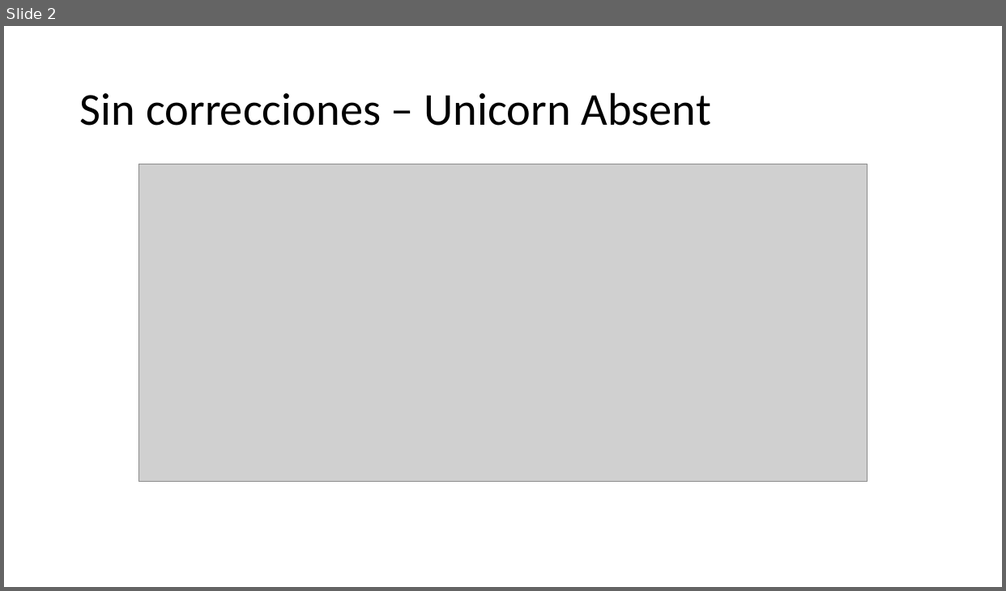
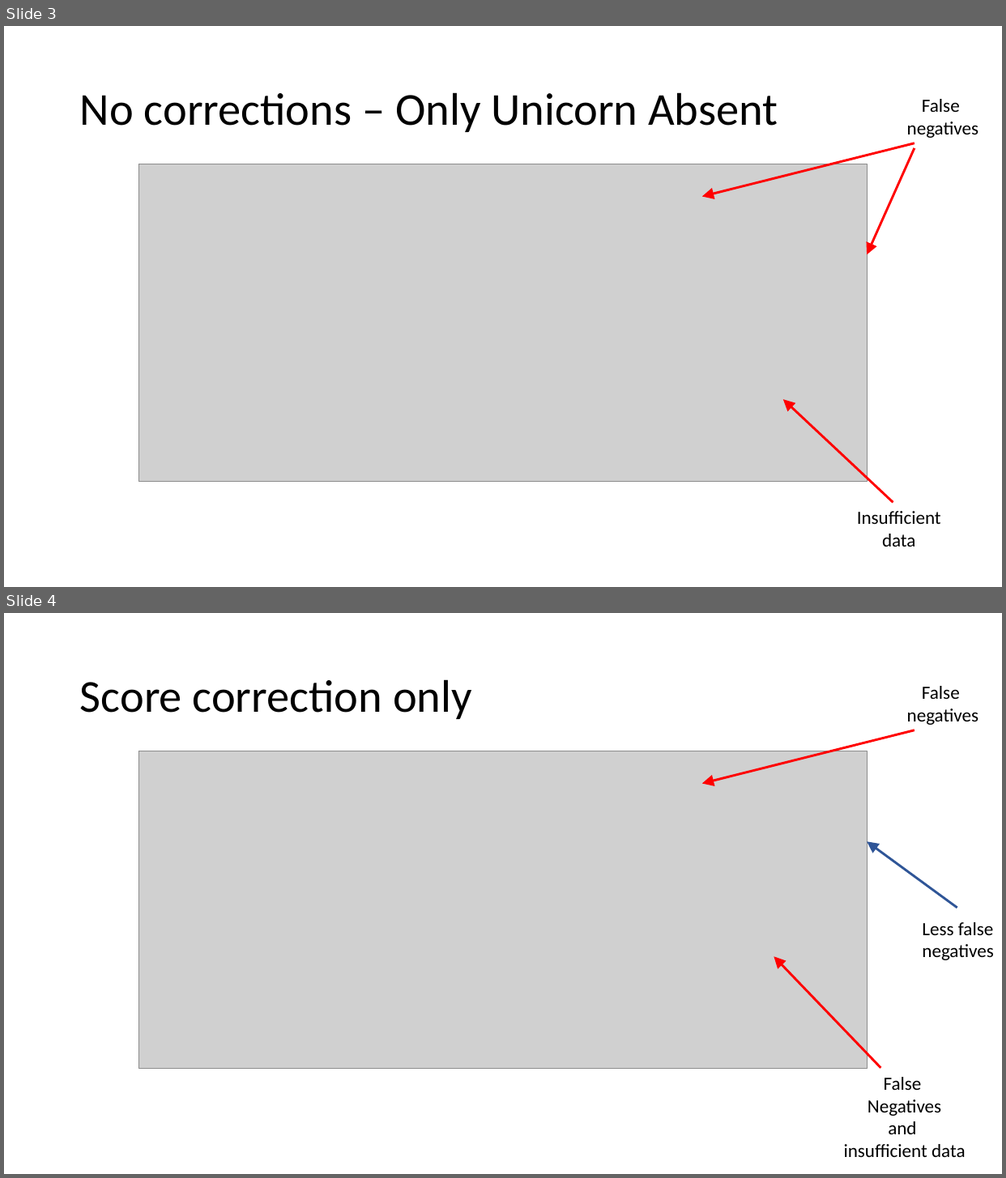
Before and after one commit to Slendercoder/DCL-DataAnalysis, a slide deck: DataCorrection.pptx. Shown one above the other, each under a label of ours: slide 2 before the commit, slides 3 and 4 after it. The pictures are 1006x591 and 1006x1178 pixels, drawn with LibreOffice and Linux fonts; fonts in the diff are those of the drawing; grey boxes stand for pictures. Boxes give left, top, right and bottom in pixels: in the first picture for what was removed or moved away, otherwise in the second. Text is boxed around its words. In the diff, an @@ line names an element or a change of style, - is before the commit and + after.

```diff
--- a/DataCorrection.pptx
+++ b/DataCorrection.pptx
@@ slide 4 added at (x1=4, y1=613, x2=1002, y2=1174), background #FFFFFF @@
@@ title added at (x1=80, y1=679, x2=472, y2=719), 44 pt, text #000000 @@
+Score correction only
@@ text added at (x1=907, y1=686, x2=978, y2=725), 18 pt, text #000000 @@
+False
+negatives
@@ arrow added from (914, 730) to (702, 784), #FF0000 2.25 pt @@
@@ picture added at (x1=139, y1=752, x2=867, y2=1069) @@
@@ arrow added from (957, 908) to (867, 842), #2F5597 2.25 pt @@
@@ text added at (x1=922, y1=922, x2=993, y2=960), 18 pt, text #000000 @@
+Less false
+negatives
@@ arrow added from (880, 1068) to (774, 956), #FF0000 2.25 pt @@
@@ text added at (x1=844, y1=1077, x2=965, y2=1157), 18 pt, text #000000 @@
+False
+Negatives
+and
+insufficient data
@@ what was slide 2 is now slide 3 @@
@@ slide 3 changed as well @@
@@ title at (x1=80, y1=92, x2=778, y2=132): text changed @@
-Sin correcciones – Unicorn Absent
+No corrections – Only Unicorn Absent
@@ text added at (x1=907, y1=99, x2=978, y2=138), 18 pt, text #000000 @@
+False
+negatives
@@ arrow added from (914, 143) to (702, 197), #FF0000 2.25 pt @@
@@ arrow added from (914, 148) to (867, 255), #FF0000 2.25 pt @@
@@ arrow added from (893, 503) to (783, 399), #FF0000 2.25 pt @@
@@ text added at (x1=857, y1=511, x2=941, y2=547), 18 pt, text #000000 @@
+Insufficient
+data
```
Also in this commit, not shown: 1 other slide changed, 3 other slides added, 2 slides removed, 14 other files.
